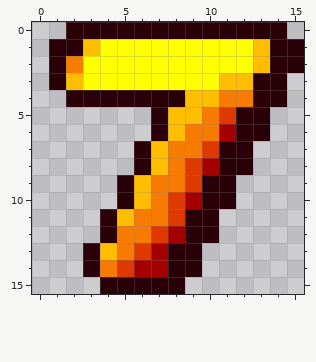
A pixel-art sprite gets an edit: textures/segment2/segment2.00E00.rgba16.png. The picture above is the old version.
The file is 16x16 pixels.
The result:
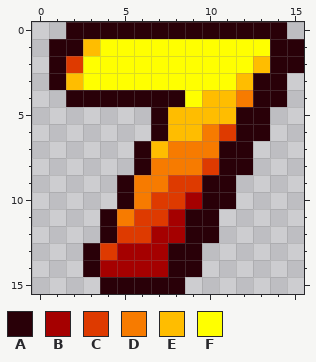
Palette (. is transparent): A #290008  B #a50000  C #de3a00  D #f77b00  E #ffbd00  F #ffff00
Commit: cleaned up the numbers
Changes in this commit:
{"y":1,"x":13,"old":"E","new":"F"}
{"y":2,"x":2,"old":"D","new":"C"}
{"y":3,"x":11,"old":"E","new":"F"}
{"y":4,"x":9,"old":"E","new":"F"}
{"y":4,"x":11,"old":"D","new":"E"}
{"y":5,"x":10,"old":"DC","new":"EE"}
{"y":6,"x":9,"old":"D","new":"E"}
{"y":6,"x":11,"old":"B","new":"C"}
{"y":7,"x":10,"old":"C","new":"D"}
{"y":8,"x":7,"old":"E","new":"D"}
{"y":8,"x":9,"old":"CB","new":"DC"}
{"y":9,"x":6,"old":"E","new":"D"}
{"y":9,"x":8,"old":"D","new":"C"}
{"y":10,"x":6,"old":"ED","new":"DC"}
{"y":11,"x":5,"old":"EDDC","new":"DCCB"}
{"y":12,"x":5,"old":"DDC","new":"CCB"}
{"y":13,"x":4,"old":"EDC","new":"CBB"}
{"y":14,"x":4,"old":"DC","new":"BB"}
{"label":"changed","picture_box":[100,39,270,277]}
{"label":"changed","picture_box":[66,56,83,73]}
